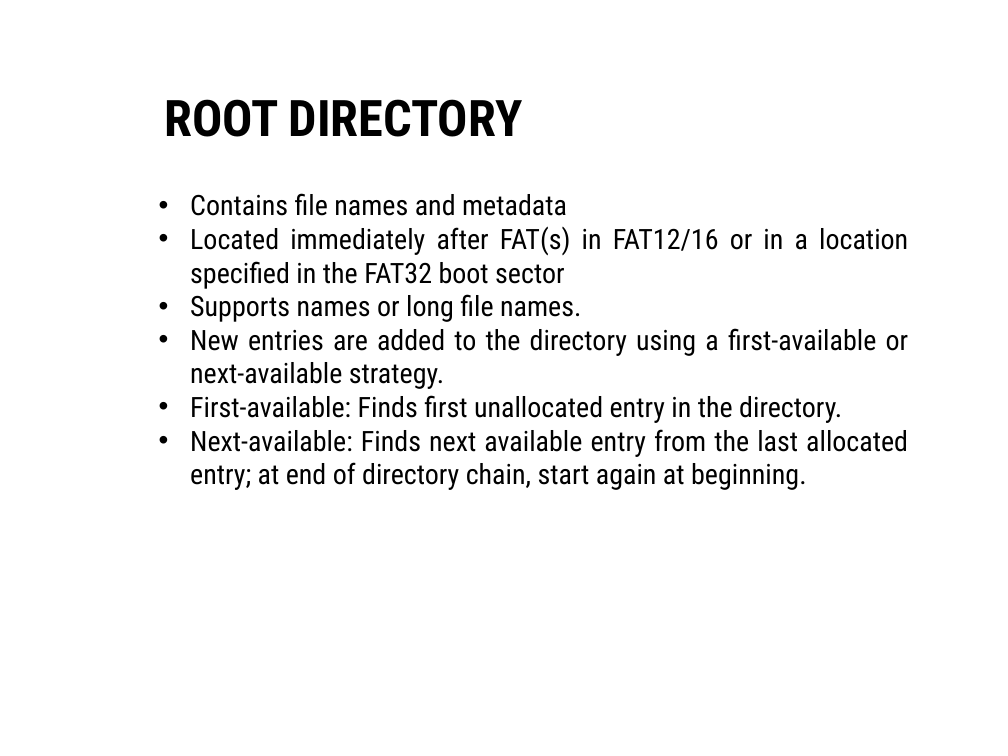
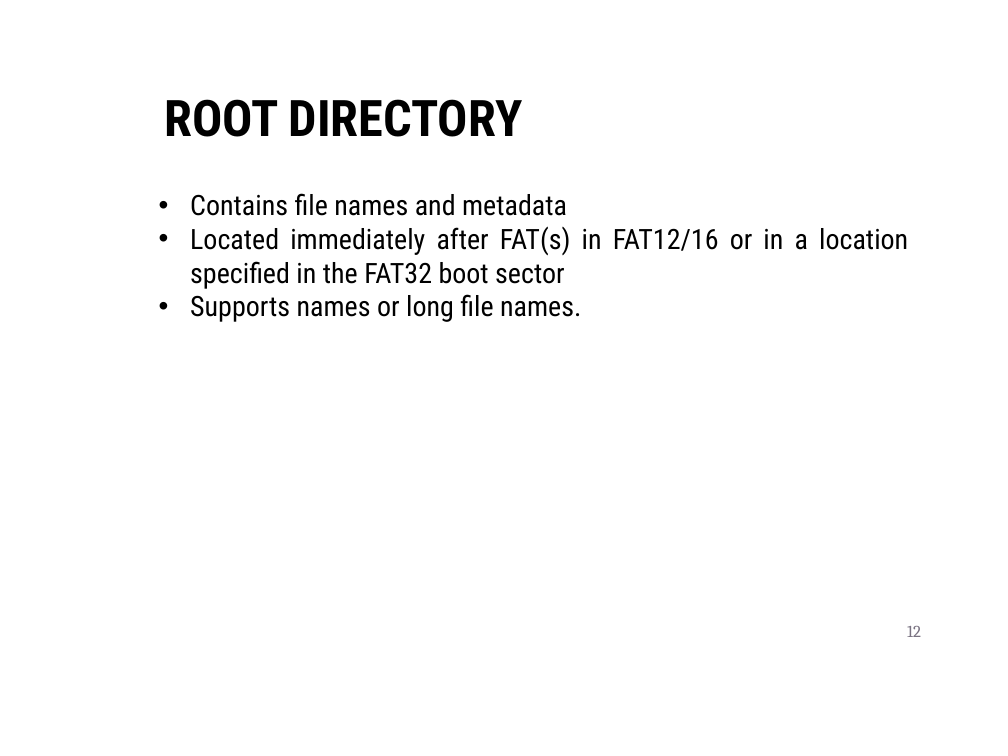
Before and after one commit to LVHUNG21/READ_FILE_FAT12, a slide deck: slide 12 of Mock_Project.pptx (slide 11 before the commit). Drawn at 1008x756 pixels with LibreOffice and Linux fonts; fonts in the diff are those of the drawing; background and template pictures are left out. Boxes give left, top, right and bottom in pixels: in the first picture for what was removed or moved away, otherwise in the second. Text is boxed around its words. In the diff, an @@ line names an element or a change of style, - is before the commit and + after.

Commit message:
'update'

```diff
--- a/Mock_Project.pptx
+++ b/Mock_Project.pptx
@@ text at (190,328,909,490): paragraphs removed @@
-• New entries are added to the directory using a first-available or next-available strategy.
-• First-available: Finds first unallocated entry in the directory.
-• Next-available: Finds next available entry from the last allocated entry; at end of directory chain, start again at beginning.
@@ page number added at (907,626,921,637), 12 pt, text #797281 @@
+12
```
Also in this commit, not shown: 29 other slides changed, 1 slide added.
